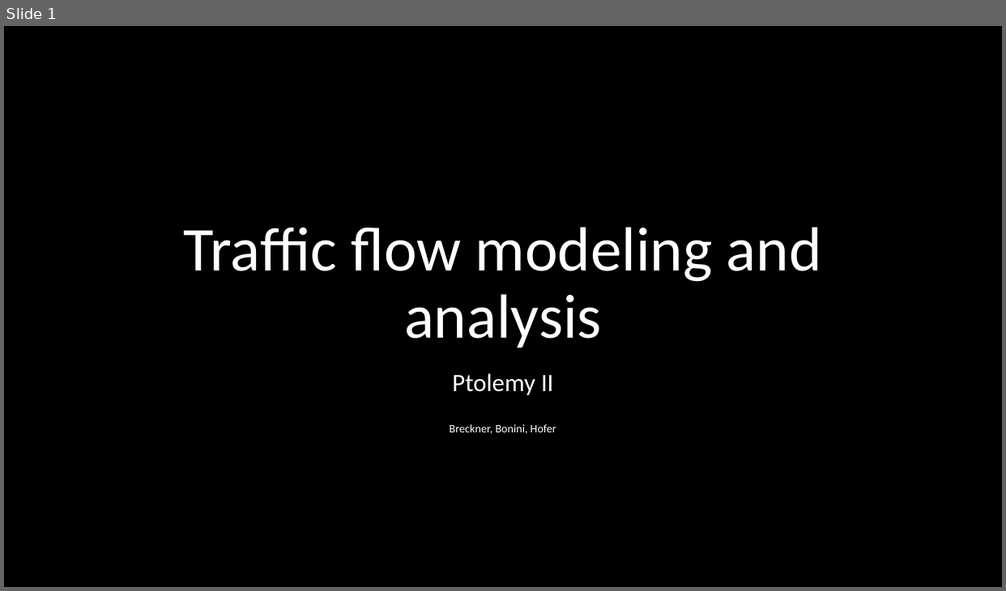
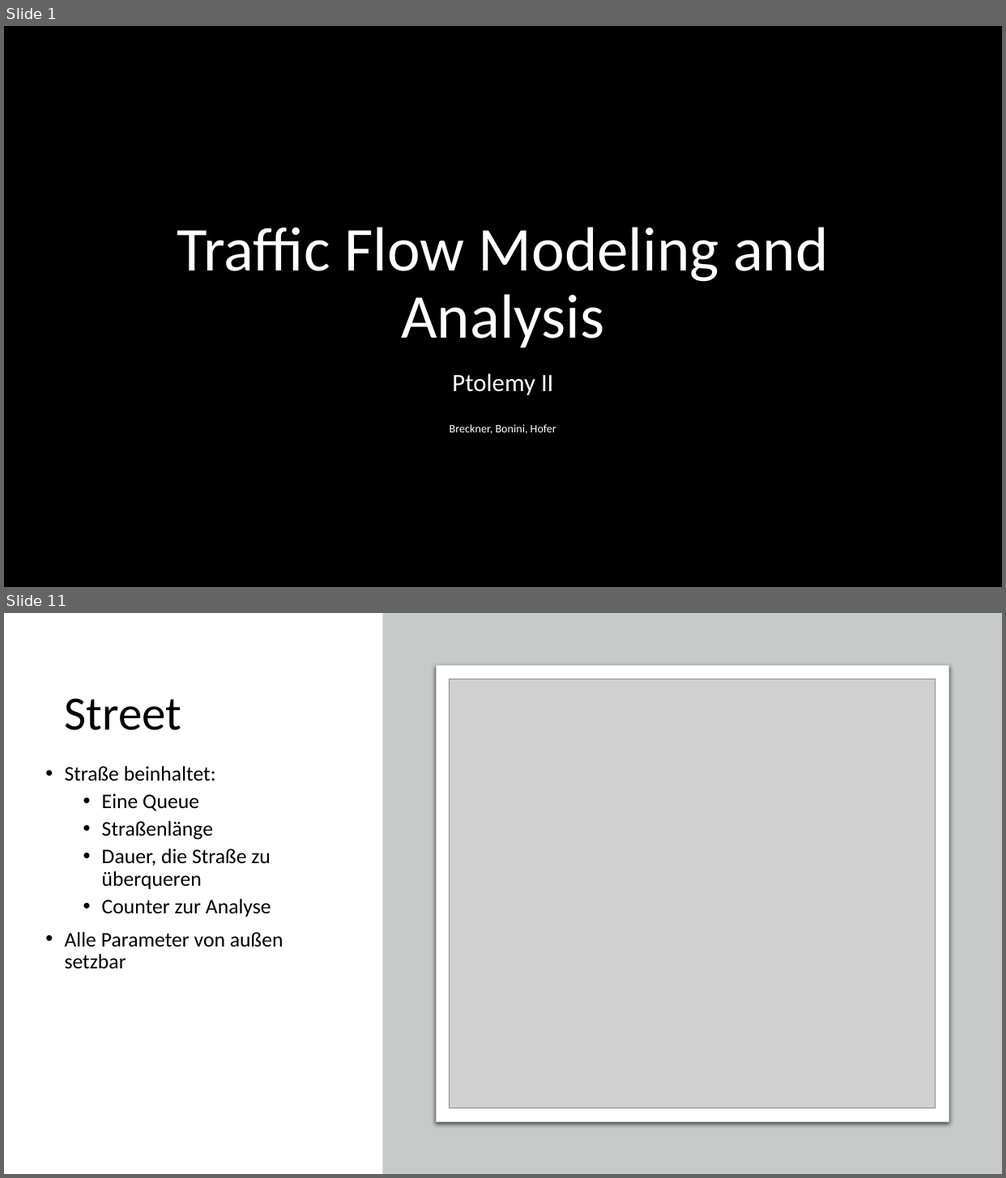
Before and after one commit to code-drey/car_simulation, a slide deck: Presentation/Traffic-flow-modeling-and-analysis.pptx. Shown one above the other, each under a label of ours: slide 1 before the commit, slides 1 and 11 after it; the slides between them are not shown. The pictures are 1006x591 and 1006x1178 pixels, drawn with LibreOffice and Linux fonts; fonts in the diff are those of the drawing; grey boxes stand for pictures; background and template pictures are left out. Boxes give left, top, right and bottom in pixels: in the first picture for what was removed or moved away, otherwise in the second. Text is boxed around its words. In the diff, an @@ line names an element or a change of style, - is before the commit and + after.

```diff
--- a/Presentation/Traffic-flow-modeling-and-analysis.pptx
+++ b/Presentation/Traffic-flow-modeling-and-analysis.pptx
@@ slide 11 added at (4, 613, 1002, 1174), background #FFFFFF @@
@@ rectangle added at (383, 613, 1002, 1174), fill #C8CACA @@
@@ rounded rectangle added at (436, 666, 948, 1122), fill #FFFFFF, outline #C8CACA 0.75 pt @@
@@ picture added at (450, 679, 936, 1109) @@
@@ title added at (65, 698, 182, 730), 46 pt, text #000000 @@
+Street
@@ text added at (65, 766, 283, 969), 20 pt, text #000000 @@
+• Straße beinhaltet:
+  • Eine Queue
+  • Straßenlänge
+  • Dauer, die Straße zu überqueren
+  • Counter zur Analyse
+• Alle Parameter von außen setzbar
@@ slide 1 changed as well @@
@@ title at (177, 227, 829, 348): text changed @@
-Traffic flow modeling and analysis
+Traffic Flow Modeling and Analysis
```
Also in this commit, not shown: 1 other slide changed, 8 other slides added, 1 other file.
